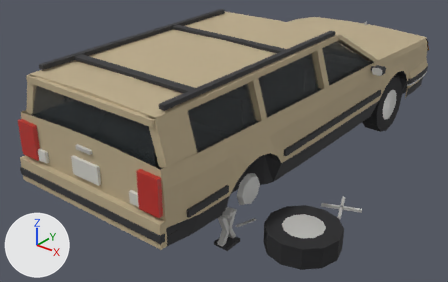
A saved change to the Blender file assets/models/src/broken-car.blend.
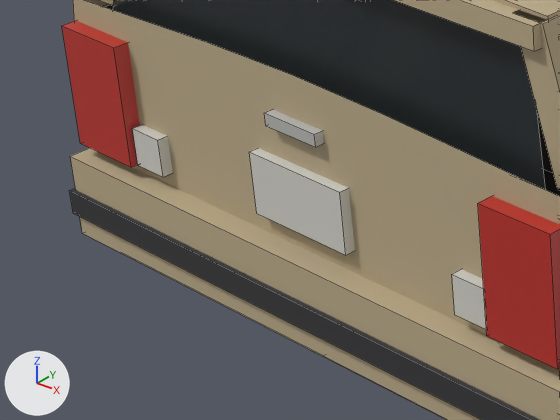
Old and new are each drawn whole from a camera (50 mm lens) standing at (3.57, -5.16, 3.14) and looking at (-0.1, -0.58, 0.3) and again close up on the part from 0% to 36% of the width and 40% to 83% of the height. The axes (+X, +Y, +Z) are drawn at lower left. The lights are the same throughout. The older version's two pictures come first. The close-ups show mesh edges as thin lines.

Objects in the first close-up: 'BrokenCar', 'BrokenCarGlass'.
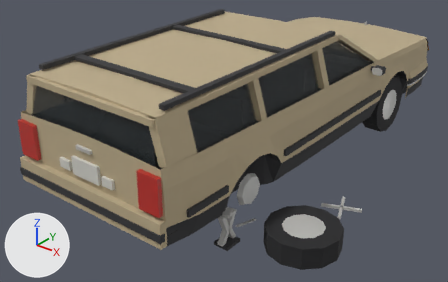
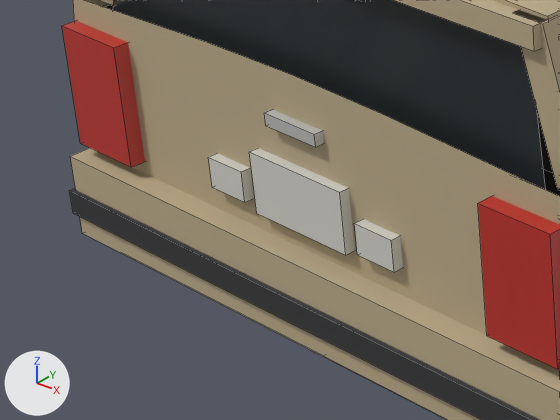
Changed parts and their boxes (x1, y1, x2, y2) in the close-ups (560 x 420 px; the box of a moved part takes in the faces that stretch with it):
```json
{"part": 1, "of": "me_brokencar", "change": "moved or reshaped", "before": [452, 269, 487, 330], "after": [354, 219, 403, 272]}
{"part": 2, "of": "me_brokencar", "change": "moved or reshaped", "before": [132, 125, 173, 177], "after": [208, 153, 254, 202]}
```

The change, as JSON lines over the scene's bpy script:
```json
{"block": "me_brokencar", "where": "me_brokencar.from_pydata(...)  # 1416 vertices, 1211 faces; spans x -1.02..1.67, y -2.51..2.56, z 0.0..1.46"}
{"block": "me_brokencar", "where": "# used by ob_brokencar; location = (0.0, 0.0, 0.0)"}
{"block": "me_brokencar", "change": "me_brokencar part 1: the loose piece of 8 vertices spanning x 0.5..0.61, y -2.47..-2.42, z 0.68..0.78 is scaled about its middle by (1.2, 0.958, 0.8), then moved by (-0.3, 0.0, 0.03)"}
{"block": "me_brokencar", "change": "me_brokencar part 2: the loose piece of 8 vertices spanning x -0.61..-0.5, y -2.47..-2.42, z 0.68..0.78 is scaled about its middle by (1.2, 0.958, 0.8), then moved by (0.3, 0.0, 0.03)"}
```
